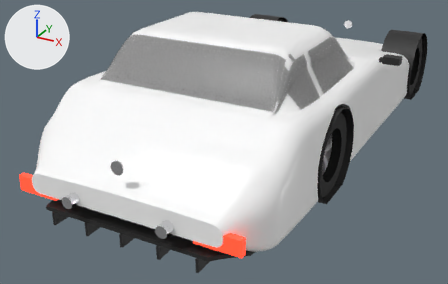
An edit to the glTF model public/models/cars/vantage_sf.glb, drawn before and after from the same camera.
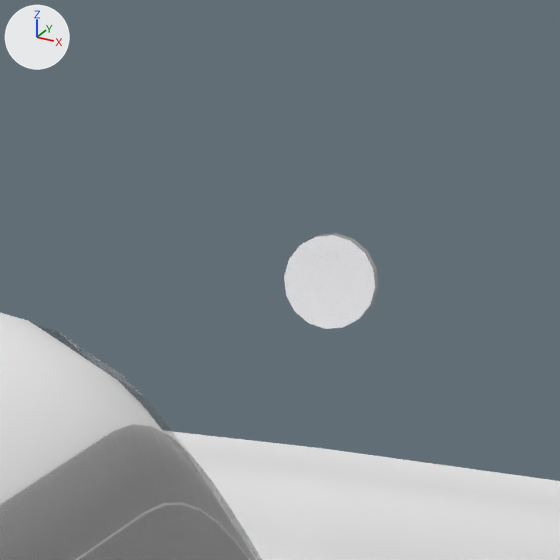
The first picture shows the older version from a camera (50 mm lens) standing at (2.32, -5.48, 2.34) and looking at (-0.24, -0.82, 0.01). The close-ups show the older and then the newer version on the part from 71% to 82% of the width and 0% to 17% of the height of that picture. Only the edits that show in the close-ups are written down. Every picture has the same lights, and +X, +Y and +Z are marked at upper left. Where no turn or scale is listed for an object, it has been applied to the vertices. Vertices at exactly the same position are counted once.

Script lines for the objects in view, before the commit:
```python
me_bodyblock = bpy.data.meshes.new('BodyBlock')
me_bodyblock.from_pydata(...)  # 16988 vertices, 33968 faces; spans x -1.0..1.0, y -2.69..1.91, z 0.08..1.19
me_bodyblock.materials.append(mat_paint)  # white #ffffff
me_exhaust_0 = bpy.data.meshes.new('Exhaust_0')
me_exhaust_0.from_pydata(...)  # 136 vertices, 256 faces; spans x -0.05..0.81, y -0.05..4.62, z -0.05..0.37
me_exhaust_0.materials.append(mat_chrome)  # white #e7e7ea
me_glass = bpy.data.meshes.new('Glass')
me_glass.from_pydata(...)  # 1248 vertices, 624 faces; spans x -0.87..0.87, y -1.92..-0.28, z 0.79..1.16
me_glass.materials.append(mat_glass)  # black #272727
ob_body = bpy.data.objects.new('Body', me_bodyblock)
ob_body.location = (0.0, 0.0, 0.0)
ob_chrome = bpy.data.objects.new('Chrome', me_exhaust_0)
ob_chrome.location = (-0.3812, -2.72, 0.28)
ob_glass = bpy.data.objects.new('Glass', me_glass)
ob_glass.location = (0.0, 0.0, 0.0)
```
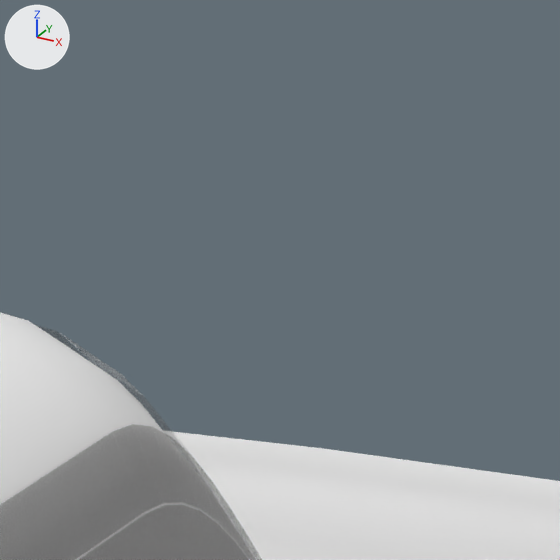
The change, as a diff of the scene's bpy script:
```diff
--- a/public/models/cars/vantage_sf.glb.py
+++ b/public/models/cars/vantage_sf.glb.py
@@ me_exhaust_0 @@
 # used by ob_chrome; location = (-0.3812, -2.72, 0.28)
-me_exhaust_0.from_pydata(...)  # 136 vertices, 256 faces; spans x -0.05..0.81, y -0.05..4.62, z -0.05..0.37
+me_exhaust_0.from_pydata(...)  # 136 vertices, 256 faces; spans x -0.05..0.81, y -0.05..4.62, z -0.05..0.11
+# me_exhaust_0 part 1: the loose piece of 34 vertices spanning x 0.33..0.43, y 4.61..4.62, z 0.27..0.37 is moved by (0.0, 0.0, -0.26)
+# other edits to the shape of me_exhaust_0 do not show in these pictures
 me_exhaust_0.materials.append(mat_chrome)
```

Boxes (x1, y1, x2, y2) around the edits, measured in the close-ups (560 x 560 px):
'Chrome', reshaped (not visible afterwards): before (284, 233, 378, 329)
